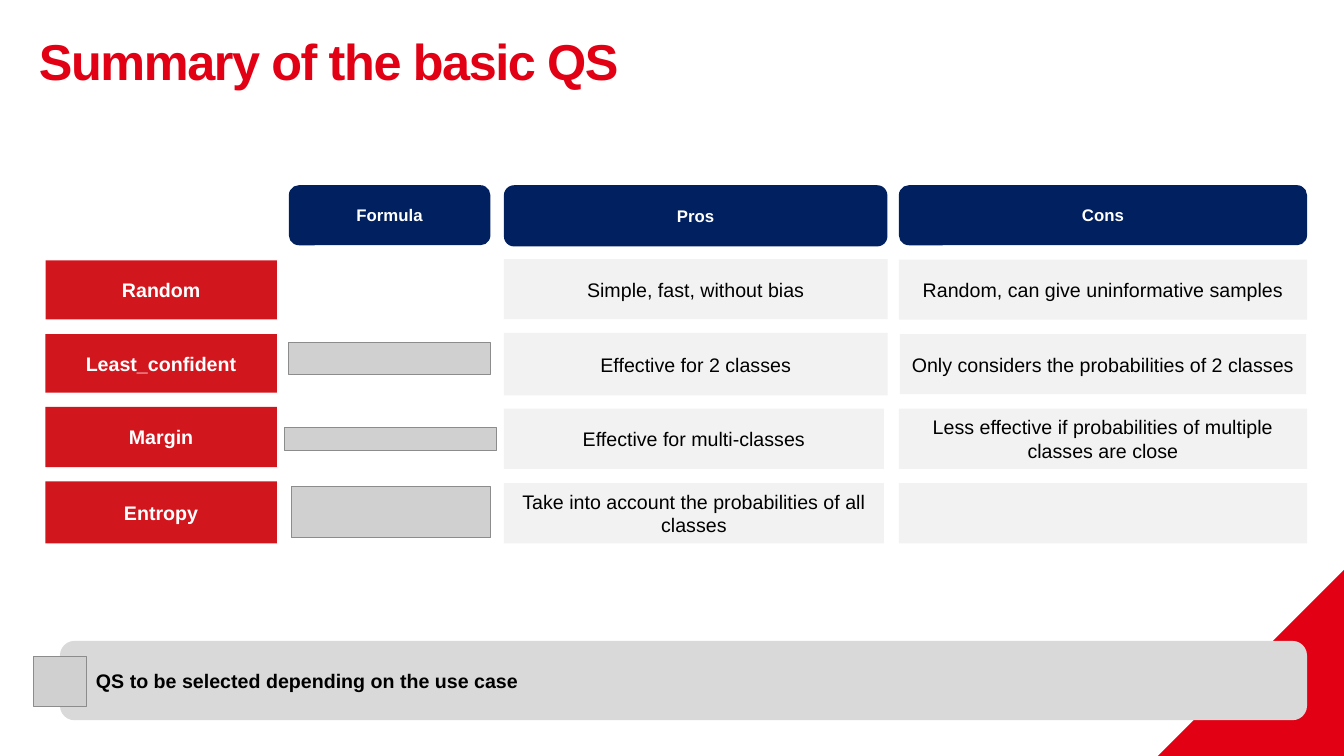
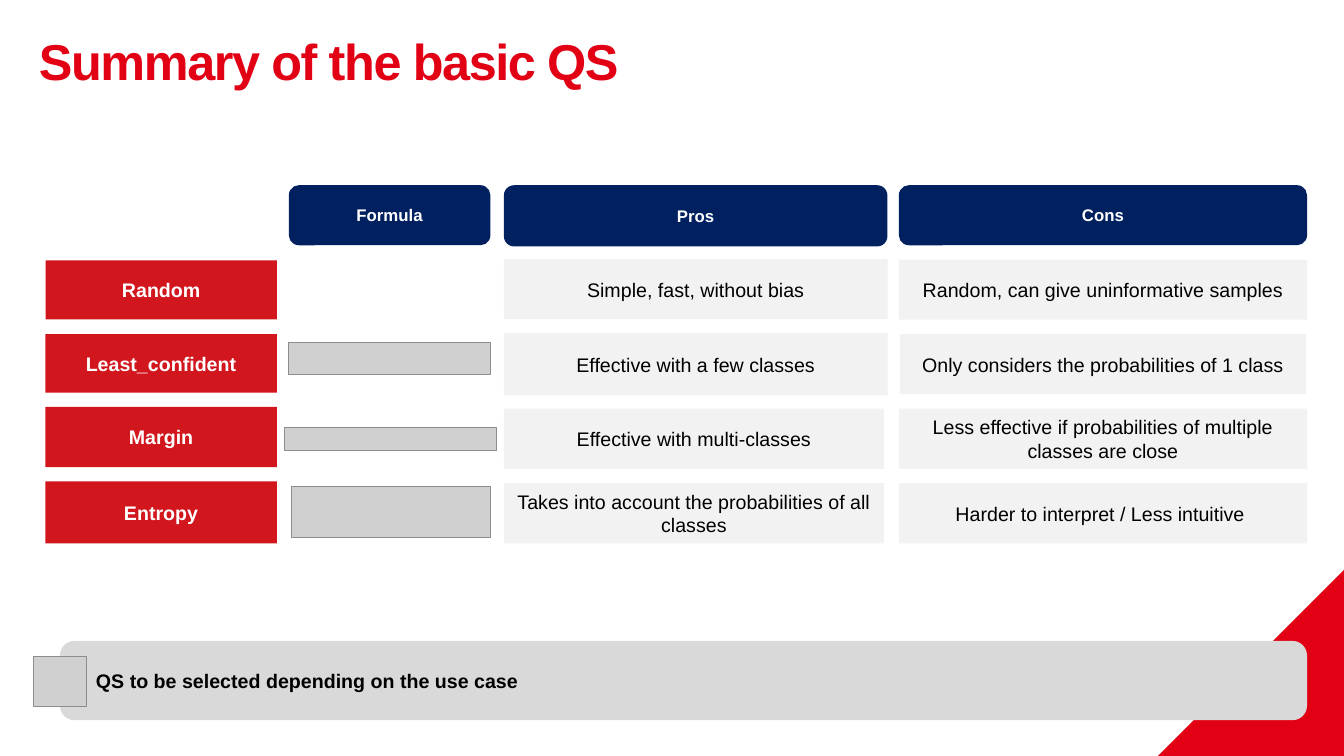
Before and after one commit to ValentinCousin-betclic/active_learning, a slide deck: slide 14 of prez/Présentation Active Learning.pptx. Drawn at 1344x756 pixels with LibreOffice and Linux fonts; fonts in the diff are those of the drawing; grey boxes stand for pictures; background and template pictures are left out. Boxes give left, top, right and bottom in pixels: in the first picture for what was removed or moved away, otherwise in the second. Text is boxed around its words. In the diff, an @@ line names an element or a change of style, - is before the commit and + after.

```diff
--- a/prez/Présentation Active Learning.pptx
+++ b/prez/Présentation Active Learning.pptx
@@ text in rectangle at [576, 357, 814, 373]: text changed @@
-Effective for 2 classes
+Effective with a few classes
@@ text in rectangle at [922, 357, 1283, 376]: text changed @@
-Only considers the probabilities of 2 classes
+Only considers the probabilities of 1 class
@@ text in rectangle at [577, 431, 810, 447]: text changed @@
-Effective for multi-classes
+Effective with multi-classes
@@ text in rectangle at [517, 494, 870, 533]: text changed @@
-Take into account the probabilities of all classes
+Takes into account the probabilities of all classes
@@ text in rectangle at [955, 506, 1244, 525]: text added @@
+Harder to interpret / Less intuitive
```
Also in this commit, not shown: 9 other slides changed, 1 other file.
